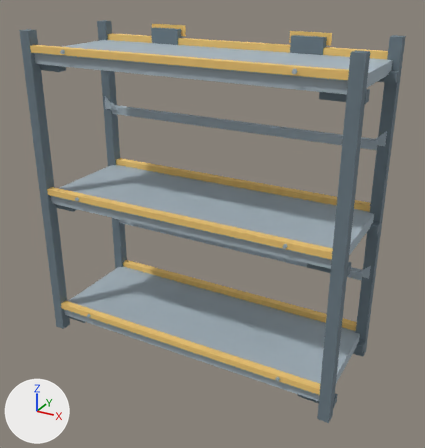
The OBJ model Assets/C01InteriorProps/C01-18/Models/P18-02.obj: old version first, new version second.
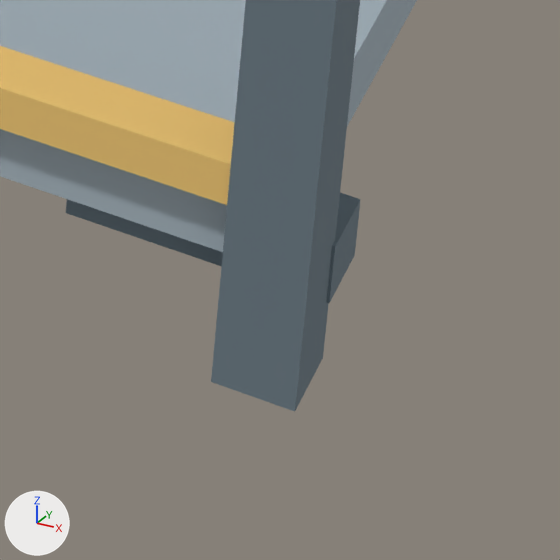
The first picture shows the older version from a 50 mm camera at (1.75, -3.09, 2.46) aimed at (0.07, -0.03, 0.92). The close-ups show the older and then the newer version on the part from 68% to 86% of the width and 82% to 99% of the height of that picture. Only the edits that show in the close-ups are written down. Lighting does not change. The marker at lower left points along +X, +Y and +Z. Where no turn or scale is listed for an object, it has been applied to the vertices.

The older version as bpy lines, for what is in view:
```python
me_rack_post_1_015_0_365 = bpy.data.meshes.new('Rack_Post_1.015_0.365')
me_rack_post_1_015_0_365.from_pydata(...)  # a box spanning x 0.98..1.05, y -0.4..-0.33, z 0.0..2.1
me_rack_post_1_015_0_365.materials.append(mat_dark)  # greyish blue #6c7c85
me_shelf0_bracket_rf = bpy.data.meshes.new('Shelf0_Bracket_RF')
me_shelf0_bracket_rf.from_pydata(...)  # a box spanning x 0.827..1.053, y -0.338..-0.273, z 0.063..0.12
me_shelf0_bracket_rf.materials.append(mat_dark)  # greyish blue #6c7c85
me_shelf_0_lip_0_375 = bpy.data.meshes.new('Shelf_0_Lip_0.375')
me_shelf_0_lip_0_375.from_pydata(...)  # a box spanning x -1.01..1.01, y -0.4..-0.35, z 0.18..0.22
me_shelf_0_lip_0_375.materials.append(mat_caution)  # orange #f2c873
ob_rack_post_1_015_0_365 = bpy.data.objects.new('Rack_Post_1.015_0.365', me_rack_post_1_015_0_365)
ob_rack_post_1_015_0_365.location = (0.0, 0.0, 0.0)
ob_shelf0_bracket_rf = bpy.data.objects.new('Shelf0_Bracket_RF', me_shelf0_bracket_rf)
ob_shelf0_bracket_rf.location = (0.0, 0.0, 0.0)
ob_shelf_0_lip_0_375 = bpy.data.objects.new('Shelf_0_Lip_0.375', me_shelf_0_lip_0_375)
ob_shelf_0_lip_0_375.location = (0.0, 0.0, 0.0)
# also in view: 'Shelf_0_Deck' at (0.0, 0.0, 0.14)
```
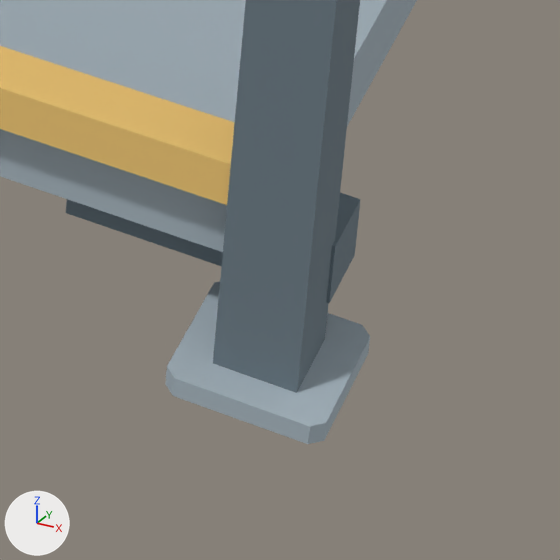
Pixel boxes [x1, y1, x2, y2] of what changed, in the close-ups (560 x 560 px):
'Rack_FootPlate_RF', added
    after: [165, 282, 370, 444]

What changed in the scene script:
```text
Add me_rack_footplate_rf:
    me_rack_footplate_rf.from_pydata([(0.959, -0.299, 0.001), (1.071, -0.299, 0.001), (1.081, -0.309, 0.001), (1.081, -0.421, 0.001), (1.071, -0.431, 0.001), (0.959, -0.431, 0.001), (0.949, -0.421, 0.001), (0.949, -0.309, 0.001), (0.959, -0.299, 0.019), (1.071, -0.299, 0.019), (1.081, -0.309, 0.019), (1.081, -0.421, 0.019), (1.071, -0.431, 0.019), (0.959, -0.431, 0.019), (0.949, -0.421, 0.019), (0.949, -0.309, 0.019)], [], [(0, 1, 2, 3, 4, 5, 6, 7), (15, 14, 13, 12, 11, 10, 9, 8), (1, 0, 8, 9), (2, 1, 9, 10), (3, 2, 10, 11), (4, 3, 11, 12), (5, 4, 12, 13), (6, 5, 13, 14), (7, 6, 14, 15), (0, 7, 15, 8)])
    me_rack_footplate_rf.materials.append(mat_steel)  # light grey #a7b6bf
Add ob_rack_footplate_rf:
    ob_rack_footplate_rf = bpy.data.objects.new('Rack_FootPlate_RF', me_rack_footplate_rf)
    ob_rack_footplate_rf.location = (0.0, 0.0, 0.0)
```
